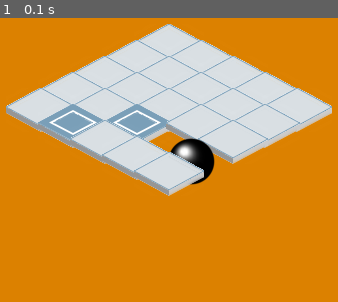
Above: before the commit, frame 1.
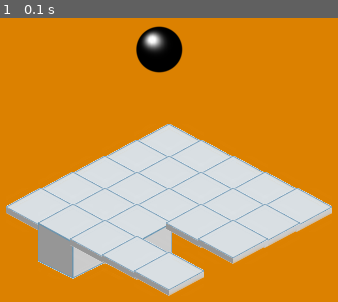
Above: after the commit, the same moment.

Repository: ameliakuang/112TP
Game: pygame game, started from trial/Game.py
The game is run twice, just before and just after one commit, with the same random seed, the same clock (stepped at 60 frames per second) and the same inputs.
Inputs:
- Up to frame 1 (0.1 s): no input

The runs differ from the first frame. In frame 1, 54% of the frame differs, in the area x 1-99%, y 2-98%.

Commit message:
add utility.py

Diff:
--- a/trial/Board.py
+++ b/trial/Board.py
@@ -8,13 +8,14 @@
         self.rows = self.cols = n
         self.board = Board.generateBoard(n)
         self.tile0 = pygame.image.load('images/tiles/normal.png').convert_alpha()
-        self.tile1 = pygame.image.load('images/tiles/target.png').convert_alpha()
+        self.tile1 = pygame.image.load('images/tiles/cube.png').convert_alpha()
         self.playerTile = player.image
 
         self.tileWidth = 64
         self.tileHeight = 64
         self.halfTileWidth = self.tileWidth//2
         self.halfTileHeight = self.tileHeight//2
+
 
 
     # first randomly generate tiles,
@@ -41,24 +42,25 @@
                 elif(num == 10):
                     continue
                 elif(num == 12):
-                    tile = self.playerTile
+                    continue
                 else:
                     tile = self.tile1
                 # CITATION: the conversion from cartesian coordinates to isometric coordinates
                 # is from https://opengameart.org/content/cannonball
-                '''
+
                 # cart_x, cart_y: square map's row and col coordinates
                 cart_x = row * self.halfTileWidth
                 cart_y = col * self.halfTileHeight
                 # iso_x, iso_y: isometric map's row and col coordinates
                 iso_x = (cart_x - cart_y)
                 iso_y = (cart_x + cart_y)/2
-                '''
+
                 # The above calculation is equivalent to:
-                iso_x = (row-col)*self.halfTileWidth
-                iso_y = ((row+col)*self.halfTileHeight)//2
+                # iso_x = (row-col)*self.halfTileWidth
+                # iso_y = ((row+col)*self.halfTileHeight)//2
 
                 centered_x = screen.get_rect().centerx + iso_x
-                centered_y = screen.get_rect().centery//2 + iso_y
+                centered_y = screen.get_rect().centery + iso_y
                 #pygame.draw.rect(screen, (0, 100, 0), (centered_x, centered_y, self.tileWidth, self.tileHeight))
                 screen.blit(tile, (centered_x, centered_y))
+        screen.blit(self.playerTile, (300, 100))
--- a/trial/Game.py
+++ b/trial/Game.py
@@ -2,6 +2,8 @@
 from pygamegame import *
 from Board import *
 from Player import *
+from Tiles import *
+import utility
 
 class Game(PygameGame):
     def init(self):
@@ -13,6 +15,13 @@
         self.board = Board(5, self.player)
 
     def mousePressed(self, x, y):
+        pass
+        #if(click on a tile):
+            ##elf.
+
+
+
+
         self.player.move(self, x, y)
         #print(screenCenterX, self.player.rect.centerx)
         self.player.move(screenCenterX, screenCenterY, x, y)
@@ -22,9 +31,10 @@
     def timerFired(self, dt):
         pass
 
-
     def redrawAll(self, screen):
         self.board.draw(screen)
+        utility.helloWorld()
+
 
 game = Game()
 game.run()
--- a/trial/Tiles.py
+++ b/trial/Tiles.py
@@ -1,5 +1,15 @@
 import pygame
 
-class Tiles(pygame.sprite.Sprite):
-    def __init__(self, row, col):
-        self.location = (row, col)
+class Tile(pygame.sprite.Sprite):
+    def __init__(self):
+        super().__init()
+        image = pygame.image.load('images/normal.png').convert_alpha()
+
+
+class DireTile(Tile):
+	def __init__(self, dire):
+		image = pygame.image.load('images/dire'+str(dire)+".png").convert_alpha()
+
+class PortalTile(Tile):
+	def __init__(self, dire):
+		image = pygame.image.load('images/portal.png').convert_alpha()
--- /dev/null
+++ b/trial/utility.py
@@ -0,0 +1,2 @@
+def helloWorld():
+    print("hello")
Not shown, changed: trial/.DS_Store
Not shown, changed: trial/images/.DS_Store
